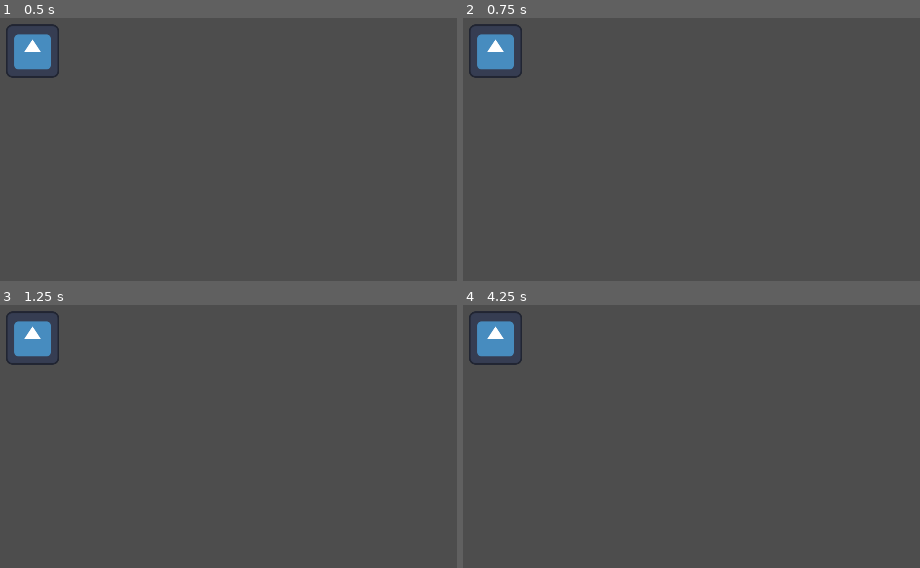
Above: before the commit, frames 1-4 (two rows, left to right).
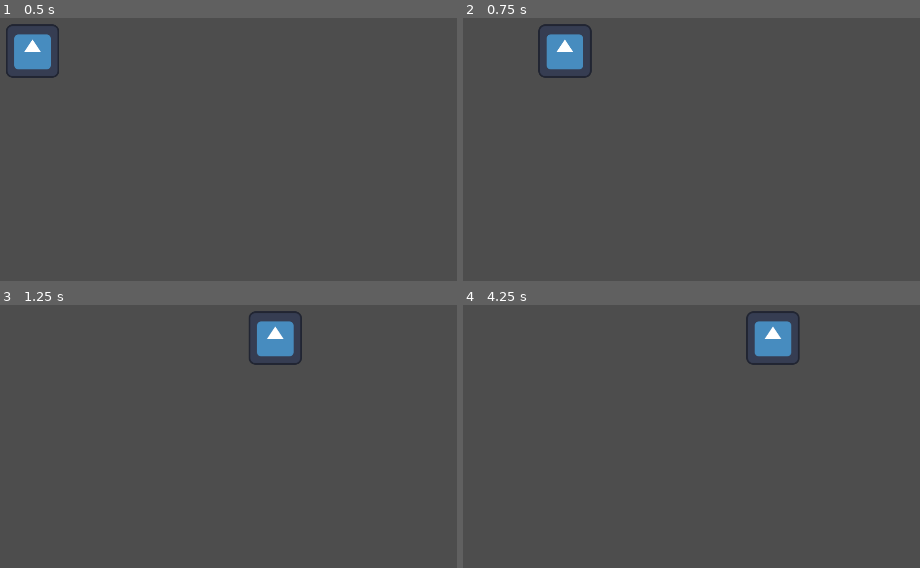
Above: after the commit, the same moments.

Repository: Disablak/godot-jam-noise
Game: Godot game, scene res://scenes/main.tscn
Two runs of this game, one before a commit and one after it. Both use one fixed random seed, a clock stepped at 60 frames per second and the inputs below. The engine's default icon, where the game draws it, is replaced by a stand-in: a white triangle on a blue panel in a dark square.
Inputs:
- Up to frame 1 (0.5 s): no input
- Up to frame 2 (0.75 s): tap Enter at 0.5 s; hold D (right, bound only after the commit) from 0.53 s (still down)
- Up to frame 3 (1.25 s): keep holding D (right, bound only after the commit)
- Up to frame 4 (4.25 s): release D (right, bound only after the commit) at 1.28 s; hold S (down, bound only after the commit) 1.28-2.03 s; hold D (right, bound only after the commit) 2.03-2.78 s; tap Space at 2.75 s; hold W (up, bound only after the commit) 2.78-3.53 s; tap Enter at 3.5 s; hold Left (left, bound only after the commit) from 3.53 s (still down)

Frame 1 is identical in both runs. In frame 2, 2.9% of the frame differs, in the area x 1-29%, y 2-23%; in frame 3, 2.9%; in frame 4, 3.0%, in the area x 1-74%, y 2-23%.

Commit message:
movement and collisions

Diff:
--- a/project.godot
+++ b/project.godot
@@ -19,3 +19,30 @@
 
 window/size/viewport_width=1920
 window/size/viewport_height=1080
+
+[input]
+
+left={
+"deadzone": 0.2,
+"events": [Object(InputEventKey,"resource_local_to_scene":false,"resource_name":"","device":-1,"window_id":0,"alt_pressed":false,"shift_pressed":false,"ctrl_pressed":false,"meta_pressed":false,"pressed":false,"keycode":0,"physical_keycode":4194319,"key_label":0,"unicode":0,"location":0,"echo":false,"script":null)
+, Object(InputEventKey,"resource_local_to_scene":false,"resource_name":"","device":-1,"window_id":0,"alt_pressed":false,"shift_pressed":false,"ctrl_pressed":false,"meta_pressed":false,"pressed":false,"keycode":0,"physical_keycode":65,"key_label":0,"unicode":97,"location":0,"echo":false,"script":null)
+]
+}
+right={
+"deadzone": 0.2,
+"events": [Object(InputEventKey,"resource_local_to_scene":false,"resource_name":"","device":-1,"window_id":0,"alt_pressed":false,"shift_pressed":false,"ctrl_pressed":false,"meta_pressed":false,"pressed":false,"keycode":0,"physical_keycode":68,"key_label":0,"unicode":100,"location":0,"echo":false,"script":null)
+, Object(InputEventKey,"resource_local_to_scene":false,"resource_name":"","device":-1,"window_id":0,"alt_pressed":false,"shift_pressed":false,"ctrl_pressed":false,"meta_pressed":false,"pressed":false,"keycode":0,"physical_keycode":4194321,"key_label":0,"unicode":0,"location":0,"echo":false,"script":null)
+]
+}
+up={
+"deadzone": 0.2,
+"events": [Object(InputEventKey,"resource_local_to_scene":false,"resource_name":"","device":-1,"window_id":0,"alt_pressed":false,"shift_pressed":false,"ctrl_pressed":false,"meta_pressed":false,"pressed":false,"keycode":0,"physical_keycode":87,"key_label":0,"unicode":119,"location":0,"echo":false,"script":null)
+, Object(InputEventKey,"resource_local_to_scene":false,"resource_name":"","device":-1,"window_id":0,"alt_pressed":false,"shift_pressed":false,"ctrl_pressed":false,"meta_pressed":false,"pressed":false,"keycode":0,"physical_keycode":4194320,"key_label":0,"unicode":0,"location":0,"echo":false,"script":null)
+]
+}
+down={
+"deadzone": 0.2,
+"events": [Object(InputEventKey,"resource_local_to_scene":false,"resource_name":"","device":-1,"window_id":0,"alt_pressed":false,"shift_pressed":false,"ctrl_pressed":false,"meta_pressed":false,"pressed":false,"keycode":0,"physical_keycode":83,"key_label":0,"unicode":115,"location":0,"echo":false,"script":null)
+, Object(InputEventKey,"resource_local_to_scene":false,"resource_name":"","device":-1,"window_id":0,"alt_pressed":false,"shift_pressed":false,"ctrl_pressed":false,"meta_pressed":false,"pressed":false,"keycode":0,"physical_keycode":4194322,"key_label":0,"unicode":0,"location":0,"echo":false,"script":null)
+]
+}
--- a/scenes/main.tscn
+++ b/scenes/main.tscn
@@ -1,8 +1,17 @@
-[gd_scene load_steps=2 format=3 uid="uid://bq7wh8xvvc37l"]
+[gd_scene load_steps=3 format=3 uid="uid://bq7wh8xvvc37l"]
 
 [ext_resource type="PackedScene" uid="uid://j5xmm3wjcflk" path="res://scenes/player.tscn" id="1_o5qli"]
+
+[sub_resource type="RectangleShape2D" id="RectangleShape2D_o5qli"]
+size = Vector2(100, 1080)
 
 [node name="Main" type="Node2D"]
 
 [node name="Player" parent="." instance=ExtResource("1_o5qli")]
 position = Vector2(900, 527)
+
+[node name="StaticBody2D" type="StaticBody2D" parent="."]
+position = Vector2(45, 538)
+
+[node name="CollisionShape2D" type="CollisionShape2D" parent="StaticBody2D"]
+shape = SubResource("RectangleShape2D_o5qli")
--- a/scenes/player.tscn
+++ b/scenes/player.tscn
@@ -6,7 +6,9 @@
 [sub_resource type="CapsuleShape2D" id="CapsuleShape2D_0wfyh"]
 
 [node name="Player" type="CharacterBody2D"]
+motion_mode = 1
 script = ExtResource("1_g2els")
+speed = 50000.0
 
 [node name="CollisionShape2D" type="CollisionShape2D" parent="."]
 shape = SubResource("CapsuleShape2D_0wfyh")
--- a/scripts/player.gd
+++ b/scripts/player.gd
@@ -1,2 +1,15 @@
 class_name Player
 extends CharacterBody2D
+
+
+@export var speed: float = 10
+
+
+func _update_velocity_by_inputs(delta):
+	var input_dir = Input.get_vector("left", "right", "up", "down")
+	velocity = input_dir * speed * delta
+
+
+func _physics_process(delta: float) -> void:
+	_update_velocity_by_inputs(delta)
+	move_and_slide()
